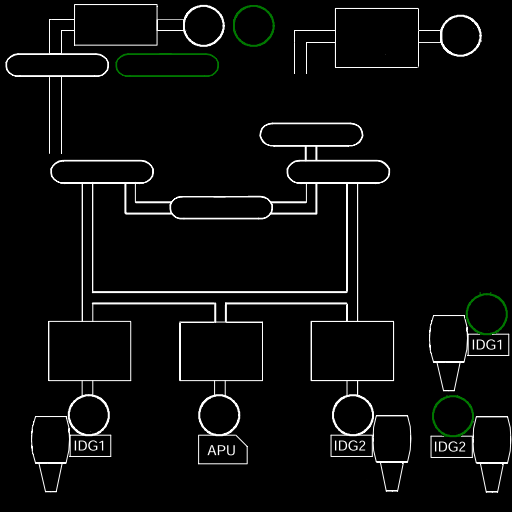
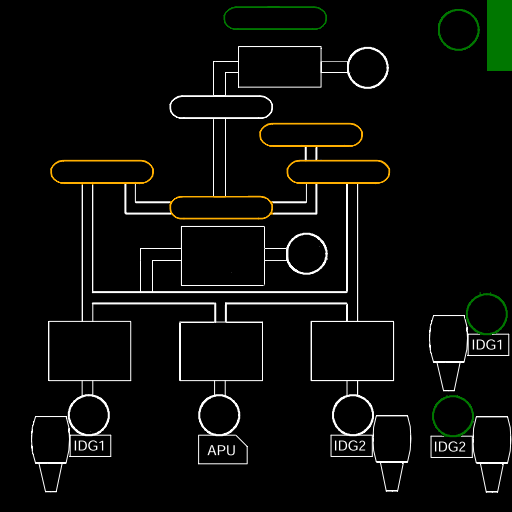
Layer changes from the first w=512, h=512 image to the second:
painted on "eicas-ac-adg.PNG" over [5, 0, 512, 493]
